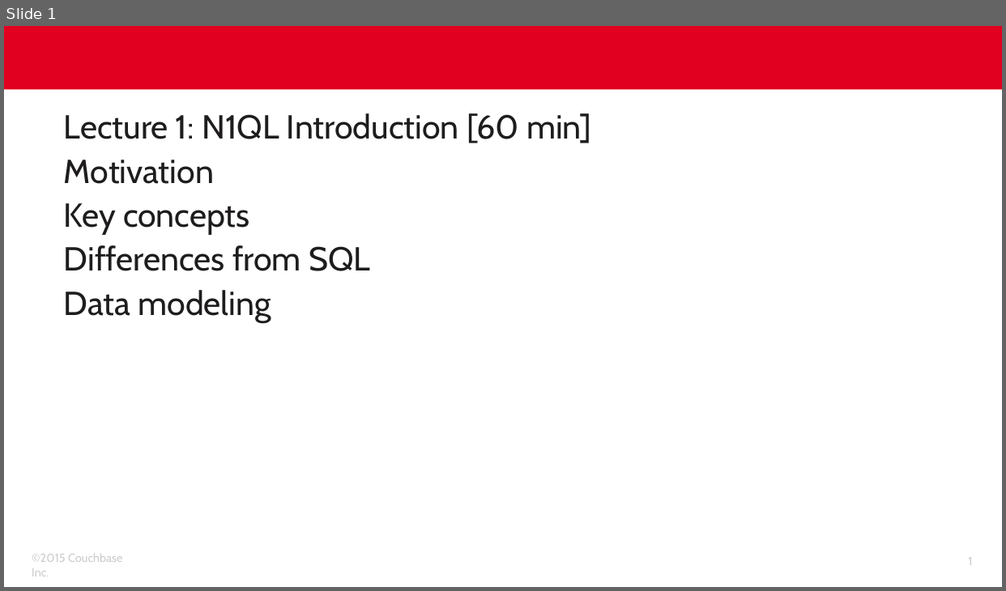
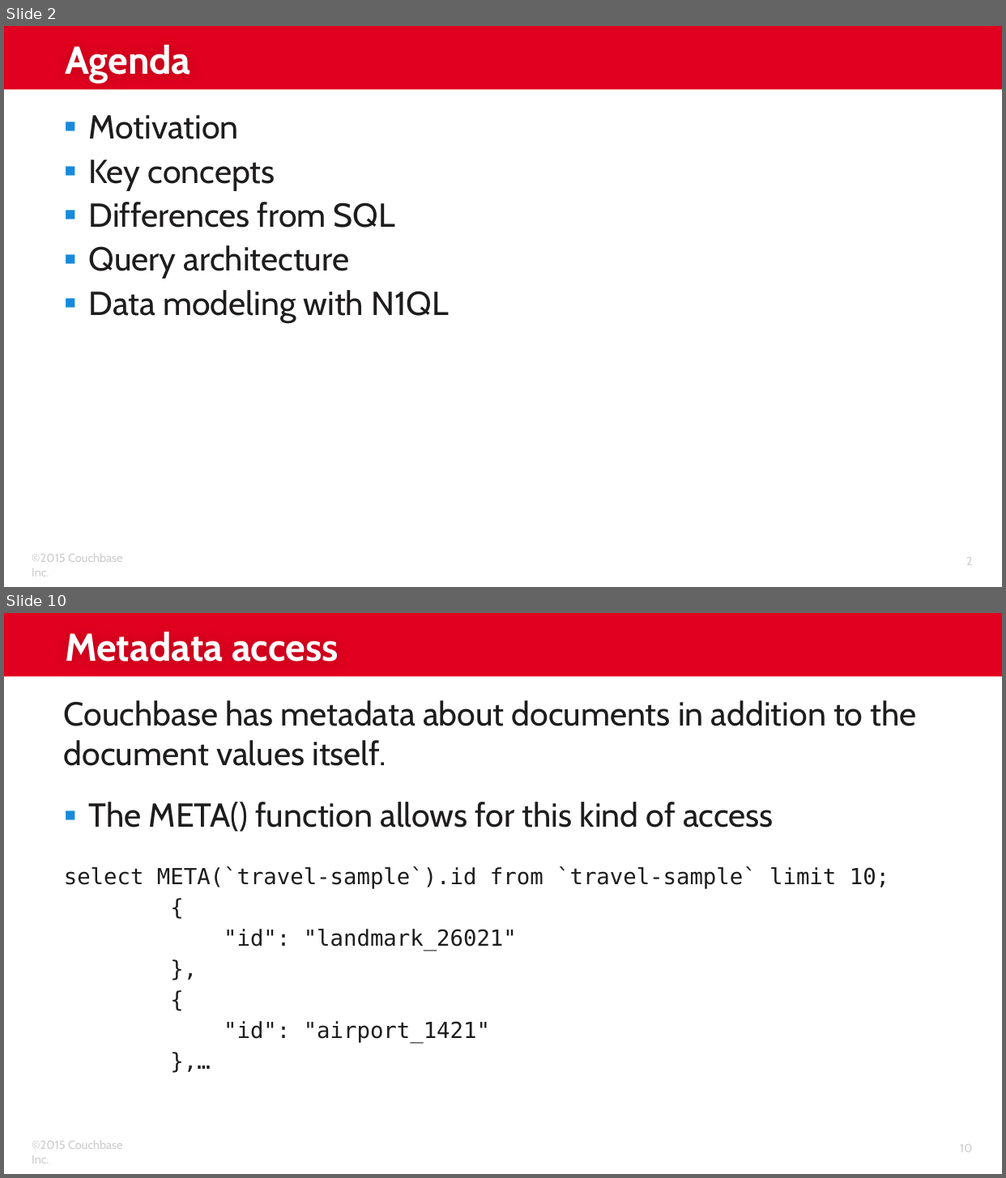
Before and after one commit to subalakr/workshop, a slide deck: server/presentations/Lec-03_N1QL_Introduction.pptx. Shown one above the other, each under a label of ours: slide 1 before the commit, slides 2 and 10 after it; the slides between them are not shown. The pictures are 1006x591 and 1006x1178 pixels, drawn with LibreOffice and Linux fonts; fonts in the diff are those of the drawing; background and template pictures are left out. Boxes give left, top, right and bottom in pixels: in the first picture for what was removed or moved away, otherwise in the second. Text is boxed around its words. In the diff, an @@ line names an element or a change of style, - is before the commit and + after.

```diff
--- a/server/presentations/Lec-03_N1QL_Introduction.pptx
+++ b/server/presentations/Lec-03_N1QL_Introduction.pptx
@@ slide 10 added at <box>4,613,1002,1174</box>, background #FFFFFF; not listed: 3 template elements that a slide beside it also shows @@
@@ title added at <box>65,632,338,662</box>, 28 pt, text #FFFFFF, bold @@
+Metadata access
@@ text added at <box>64,700,917,1043</box>, 24 pt, text #1E1C1C @@
+Couchbase has metadata about documents in addition to the document values itself.
+▪ The META() function allows for this kind of access
+select META(`travel-sample`).id from `travel-sample` limit 10;
+{
+"id": "landmark_26021"
+},
+{
+"id": "airport_1421"
+},…
@@ what was slide 1 is now slide 2 @@
@@ slide 2 changed as well @@
@@ title added at <box>65,45,191,83</box>, 28 pt, text #FFFFFF, bold @@
+Agenda
@@ text at <box>64,113,591,143</box>: paragraph removed @@
-Lecture 1: N1QL Introduction [60 min]
@@ text at <box>89,115,395,228</box>: bullet none to ▪ @@
@@ text at <box>89,246,450,323</box>: text changed @@
-Data modeling
+▪ Query architecture
+▪ Data modeling with N1QL
@@ page number at <box>966,557,973,565</box>: text changed @@
-1
+2
```
Also in this commit, not shown: 27 other slides added, 13 slides removed.
